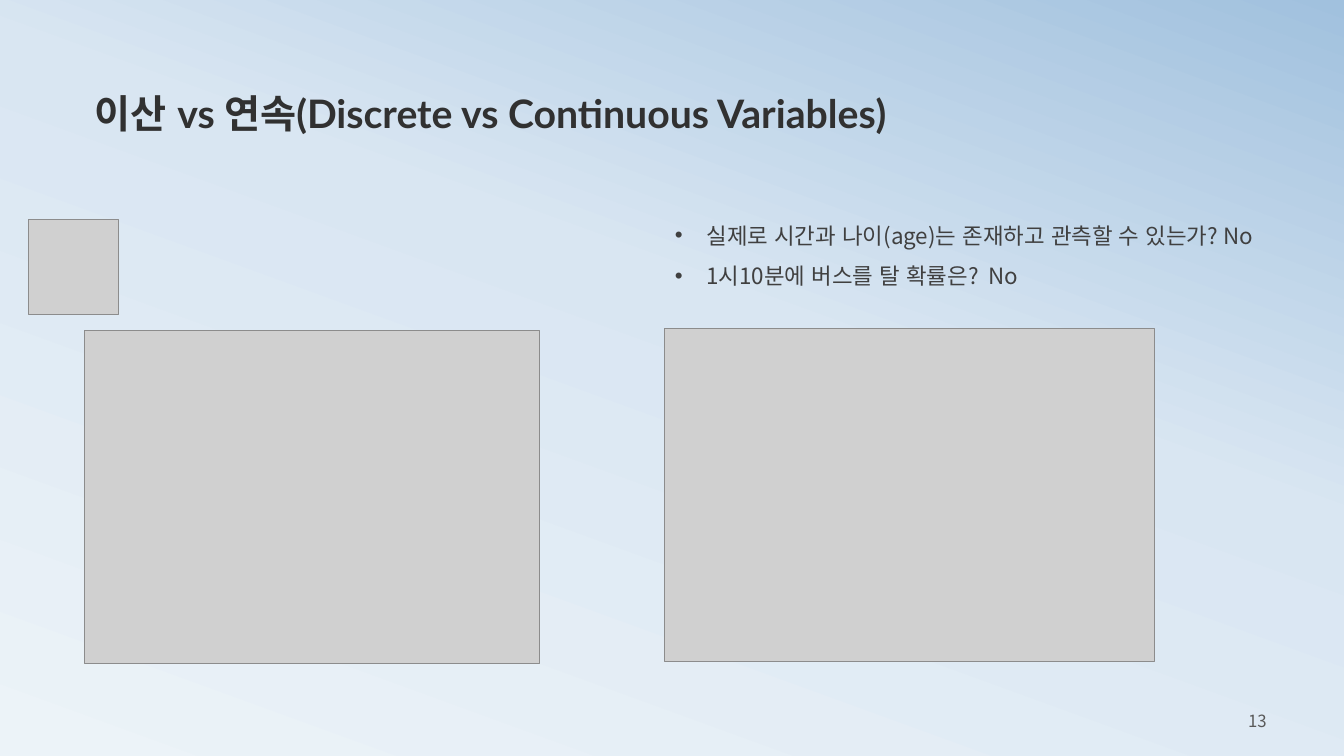
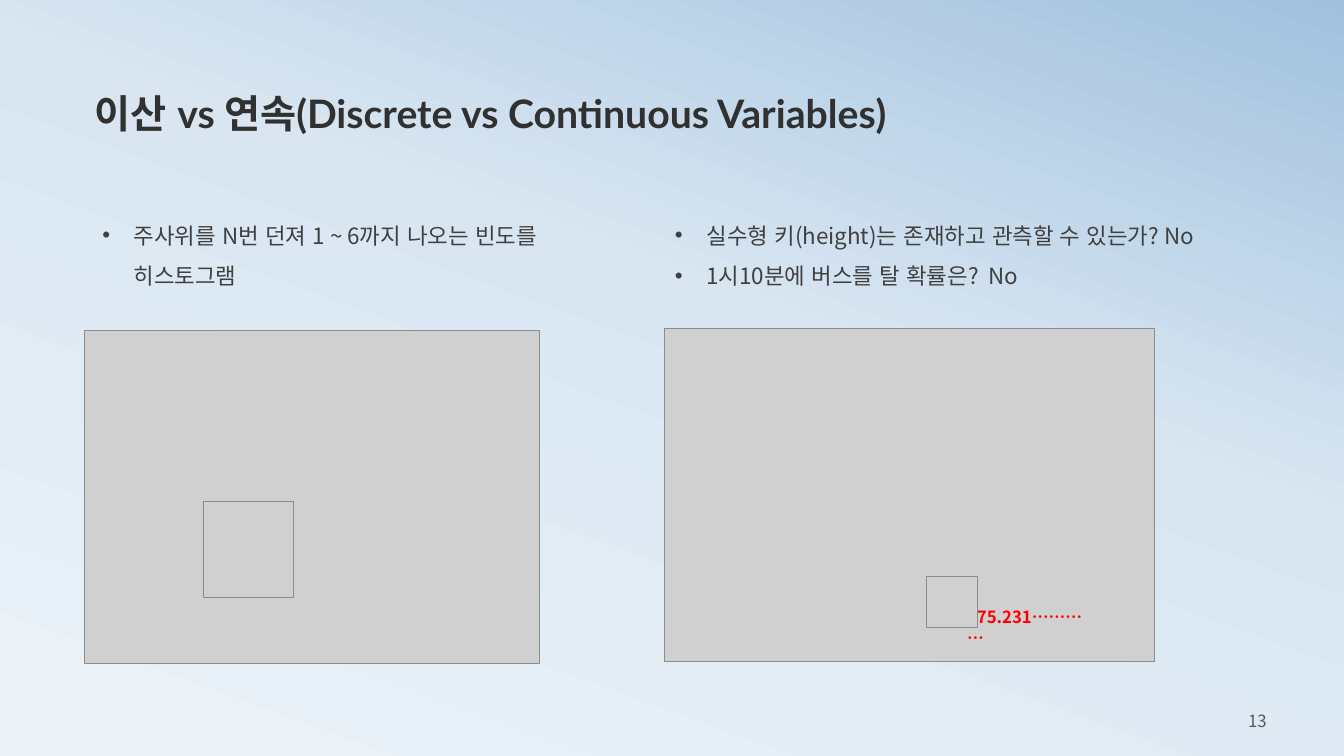
Before and after one commit to ancestor9/mathematics-for-machine-learning, a slide deck: slide 13 of 3_probability theory for machine learning.pptx. Drawn at 1344x756 pixels with LibreOffice and Linux fonts; fonts in the diff are those of the drawing; grey boxes stand for pictures. Boxes give left, top, right and bottom in pixels: in the first picture for what was removed or moved away, otherwise in the second. Text is boxed around its words. In the diff, an @@ line names an element or a change of style, - is before the commit and + after.

```diff
--- a/3_probability theory for machine learning.pptx
+++ b/3_probability theory for machine learning.pptx
@@ text added at bbox=[134, 225, 537, 286], 16 pt, text #404040 @@
+• 주사위를 N번 던져 1 ~ 6까지 나오는 빈도를 히스토그램
@@ text at bbox=[706, 225, 1194, 249]: text changed @@
-• 실제로 시간과 나이(age)는 존재하고 관측할 수 있는가? No
+• 실수형 키(height)는 존재하고 관측할 수 있는가? No
@@ picture: place and size @@
-picture at bbox=[29, 220, 119, 315]
+picture at bbox=[204, 502, 293, 597]
@@ picture added at bbox=[926, 577, 977, 628] @@
@@ text added at bbox=[967, 606, 1082, 628], 12 pt, text #FF0000, bold @@
+175.231…………
```
Also in this commit, not shown: 28 other slides changed, 5 slides added, 3 slides removed.
